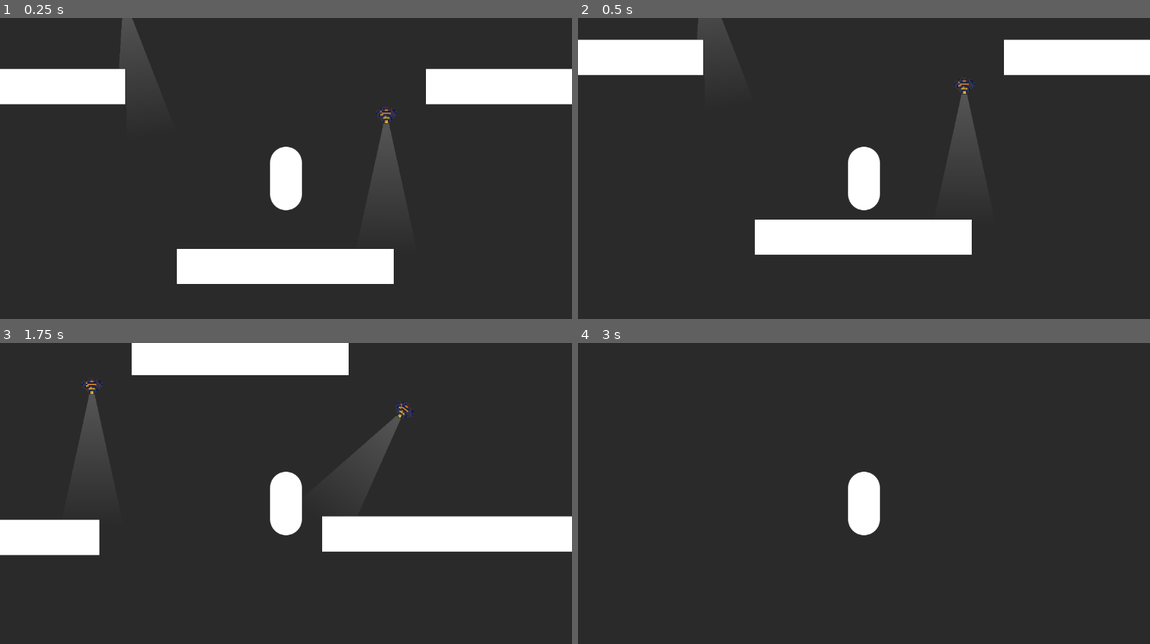
Above: before the commit, frames 1-4 (two rows, left to right).
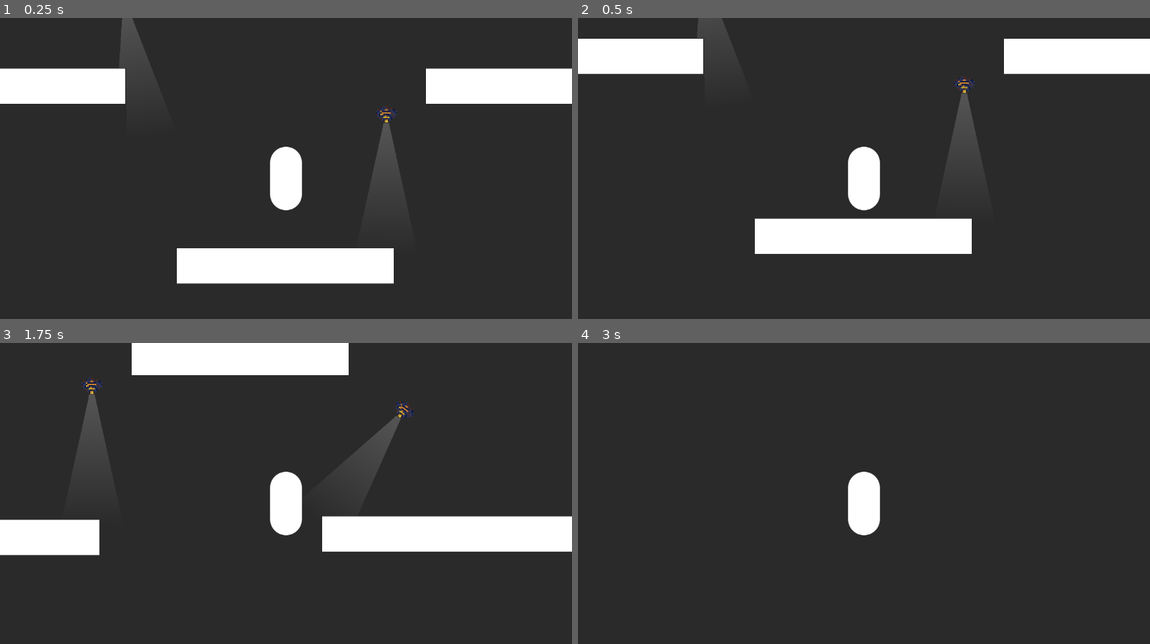
Above: after the commit, the same moments.

Repository: cookiemonsternz/SLIFT-Public
Game: Godot game, scene res://scenes/test.tscn
Same seed, same stepped clock (60 frames per second), same inputs: the game is played once before the commit and once after it.
Inputs (mouse positions are in pixels of both pictures, inside the frame that each line leads up to):
- Up to frame 1 (0.25 s): no input
- Up to frame 2 (0.5 s): no input
- Up to frame 3 (1.75 s): move the mouse to (411, 487) at 0.52 s; hold D (move_right) from 0.53 s (still down); click (411, 487) at 0.6 s; tap Space (player_jump) at 0.77, 1.52 s; move the mouse to (171, 520) at 1.27 s; right-click (171, 520) at 1.35 s
- Up to frame 4 (3 s): move the mouse to (921, 433) at 2.02 s; release D (move_right) at 2.03 s; hold A (move_left) 2.03-2.78 s; click (921, 433) at 2.1 s; tap Enter at 2.75 s; move the mouse to (835, 568) at 2.77 s; hold D (move_right) from 2.78 s (still down); right-click (835, 568) at 2.85 s

The runs differ from the first frame. In frame 1, 0.6% of the frame differs, in the area x 0-100%, y 0-89%; in frame 2, 0.8%, in the area x 0-100%, y 6-79%; in frame 3, less than 0.1%; in frame 4, nothing differs.

Commit message:
fixed physics jitter (try 2)

Diff:
--- a/project.godot
+++ b/project.godot
@@ -13,6 +13,7 @@
 config/name="SLIFT"
 run/main_scene="res://scenes/test.tscn"
 config/features=PackedStringArray("4.3", "Forward Plus")
+run/max_fps=144
 config/icon="res://assets/icon.svg"
 
 [global_group]
@@ -61,4 +62,4 @@
 
 [physics]
 
-common/physics_jitter_fix=1.0
+common/physics_ticks_per_second=144
--- a/scenes/player.tscn
+++ b/scenes/player.tscn
@@ -85,7 +85,7 @@
 texture = SubResource("Texture2D_7im1b")
 
 [node name="Camera2D" type="Camera2D" parent="."]
-position_smoothing_speed = 1.0
+position_smoothing_speed = 10.0
 
 [node name="JumpBufferTimer" type="Timer" parent="."]
 one_shot = true
--- a/scripts/characters/player.gd
+++ b/scripts/characters/player.gd
@@ -187,7 +187,7 @@
 
 			move_and_slide()
 		MoveStates.AIR:
-			global_position = player_physics_follow.global_position
+			global_position = global_position.move_toward(player_physics_follow.global_position, 800)
 			if not ground_cast.is_colliding():
 				barrier = false
 			velocity_add = player_physics_follow.linear_velocity.x
